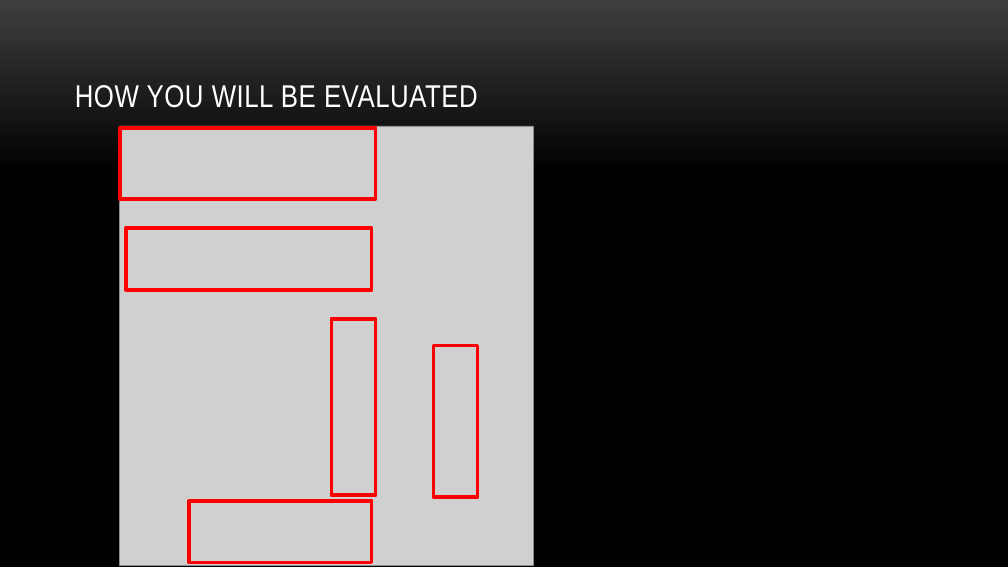
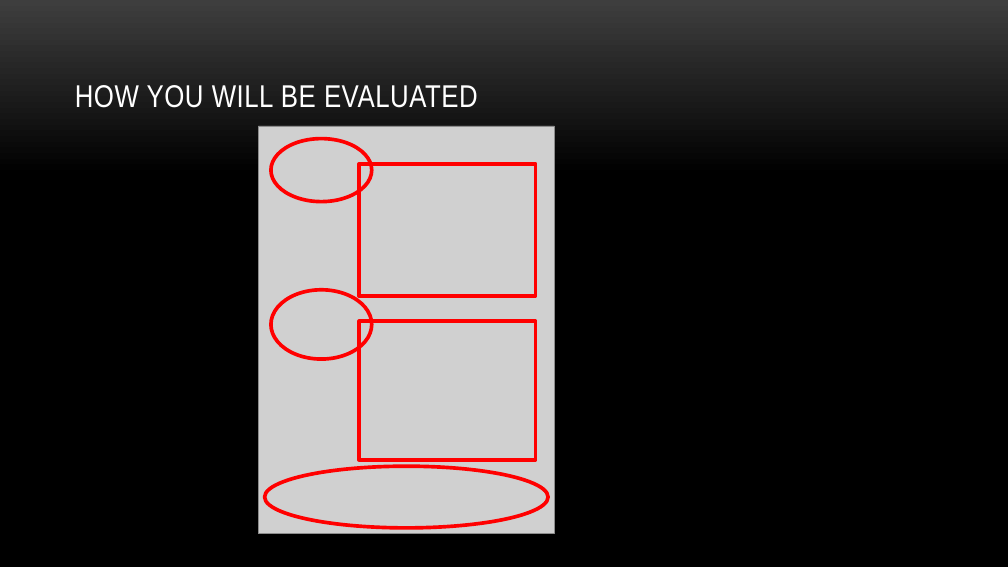
Before and after one commit to myuwbclasses/IntroGameDev-XJTU, a slide deck: slide 16 of PPT/Intro.pptx (slide 15 before the commit). Drawn at 1008x567 pixels with LibreOffice and Linux fonts; fonts in the diff are those of the drawing; grey boxes stand for pictures; background and template pictures are left out. Boxes give left, top, right and bottom in pixels: in the first picture for what was removed or moved away, otherwise in the second. Text is boxed around its words. In the diff, an @@ line names an element or a change of style, - is before the commit and + after.

```diff
--- a/PPT/Intro.pptx
+++ b/PPT/Intro.pptx
@@ picture: place and size @@
-picture at box(119, 126, 533, 566)
+picture at box(259, 126, 555, 534)
@@ ellipse added at box(271, 138, 371, 201), outline #FF0000 3.5 pt @@
@@ rectangle: place and size @@
-rectangle at box(119, 128, 375, 199)
+rectangle at box(359, 164, 535, 296)
@@ rectangle removed at box(126, 228, 372, 290) @@
@@ ellipse added at box(271, 290, 371, 359), outline #FF0000 3.5 pt @@
@@ rectangle: place and size @@
-rectangle at box(331, 319, 375, 496)
+rectangle at box(359, 321, 535, 460)
@@ rectangle removed at box(433, 346, 477, 497) @@
@@ ellipse: place and size @@
-ellipse at box(189, 501, 372, 563)
+ellipse at box(265, 467, 548, 529)
@@ ellipse at box(265, 467, 548, 529): rectangle to ellipse @@
```
Also in this commit, not shown: 5 other slides changed, 1 slide added, 1 other file.
